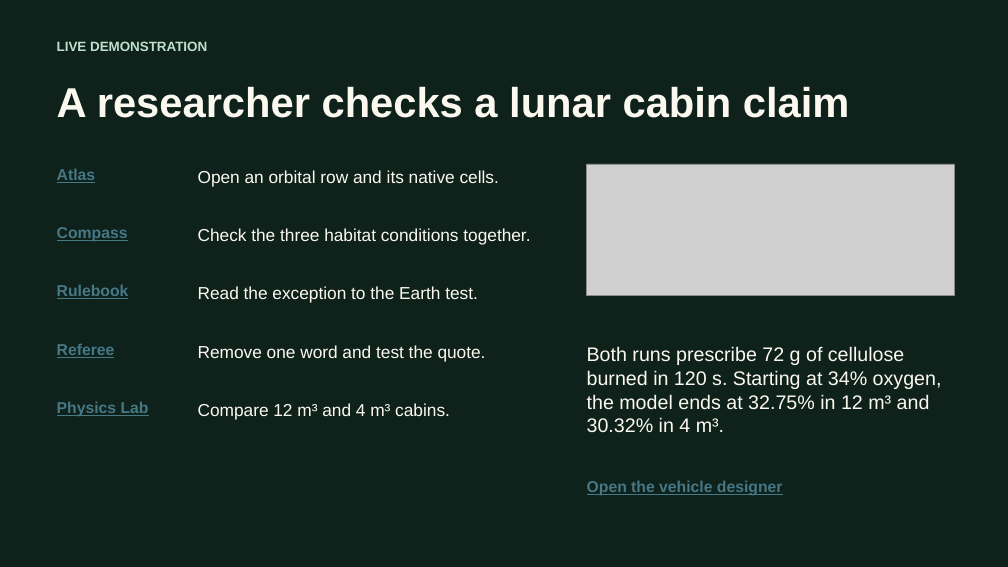
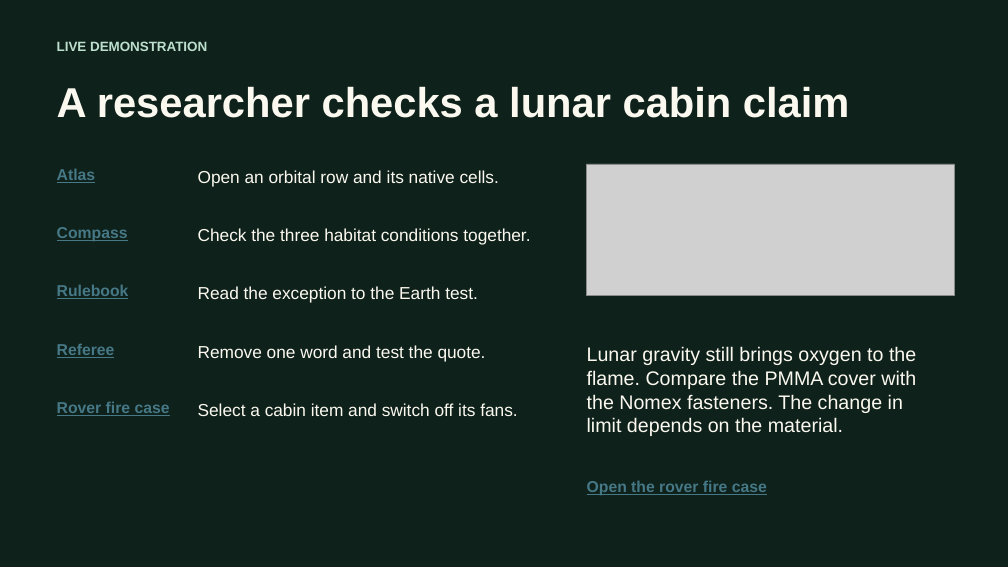
Before and after one commit to Haresh276/first-fire, a slide deck: slide 5 of dist/master-round2-slides.pptx. Drawn at 1008x567 pixels with LibreOffice and Linux fonts; fonts in the diff are those of the drawing; grey boxes stand for pictures. Boxes give left, top, right and bottom in pixels: in the first picture for what was removed or moved away, otherwise in the second. Text is boxed around its words. In the diff, an @@ line names an element or a change of style, - is before the commit and + after.

Commit message:
Add FLINT and the pressurized rover case to the timed Round 2 deck

```diff
--- a/dist/master-round2-slides.pptx
+++ b/dist/master-round2-slides.pptx
@@ text at box(587, 346, 916, 436): text changed @@
-Both runs prescribe 72 g of cellulose burned in 120 s. Starting at 34% oxygen, the model ends at 32.75% in 12 m³ and 30.32% in 4 m³.
+Lunar gravity still brings oxygen to the flame. Compare the PMMA cover with the Nomex fasteners. The change in limit depends on the material.
@@ text at box(57, 402, 170, 416): text changed @@
-Physics Lab
+Rover fire case
@@ text at box(198, 403, 517, 416): text changed @@
-Compare 12 m³ and 4 m³ cabins.
+Select a cabin item and switch off its fans.
@@ text at box(587, 480, 767, 495): text changed @@
-Open the vehicle designer
+Open the rover fire case
```
Also in this commit, not shown: 2 other slides changed, 2 slides added, 11 other files.
